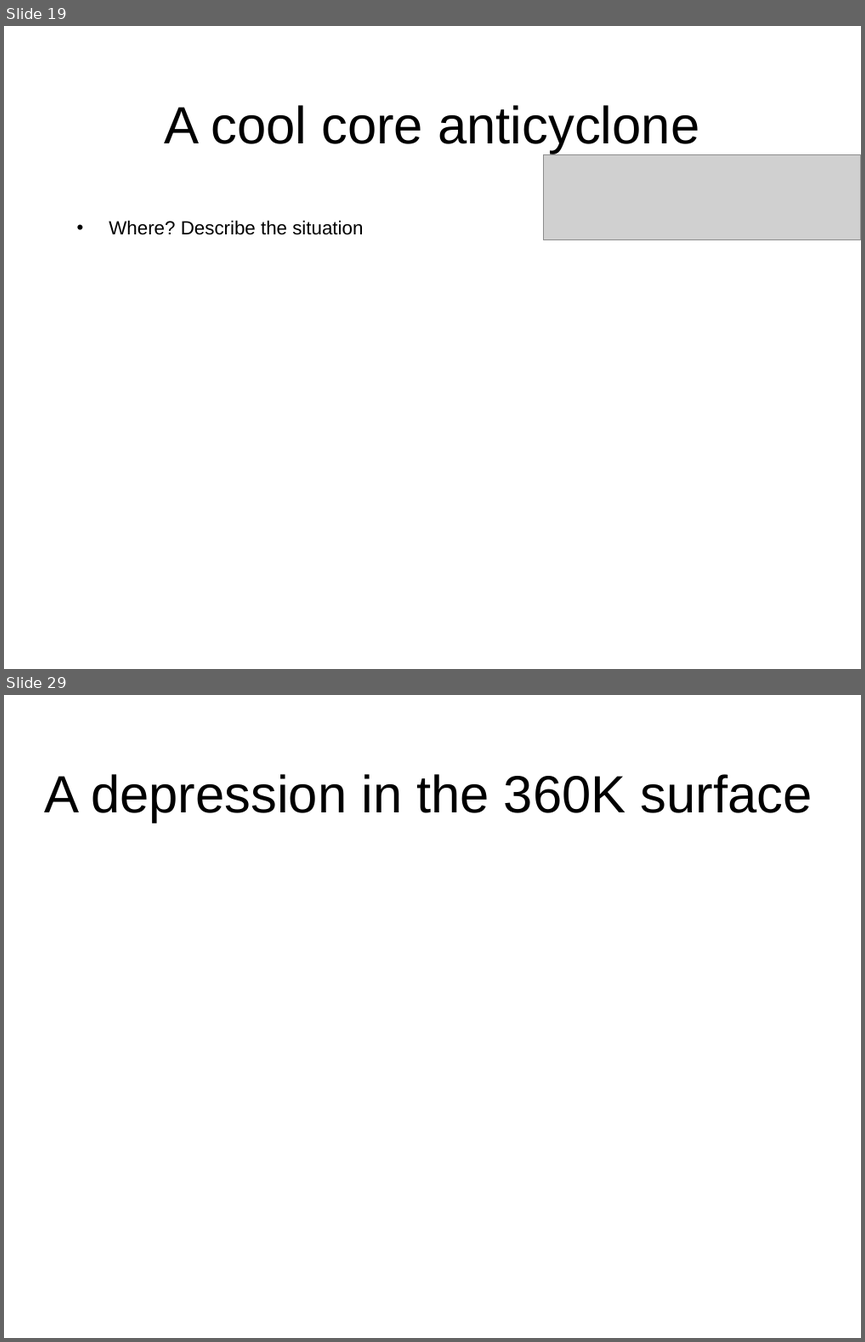
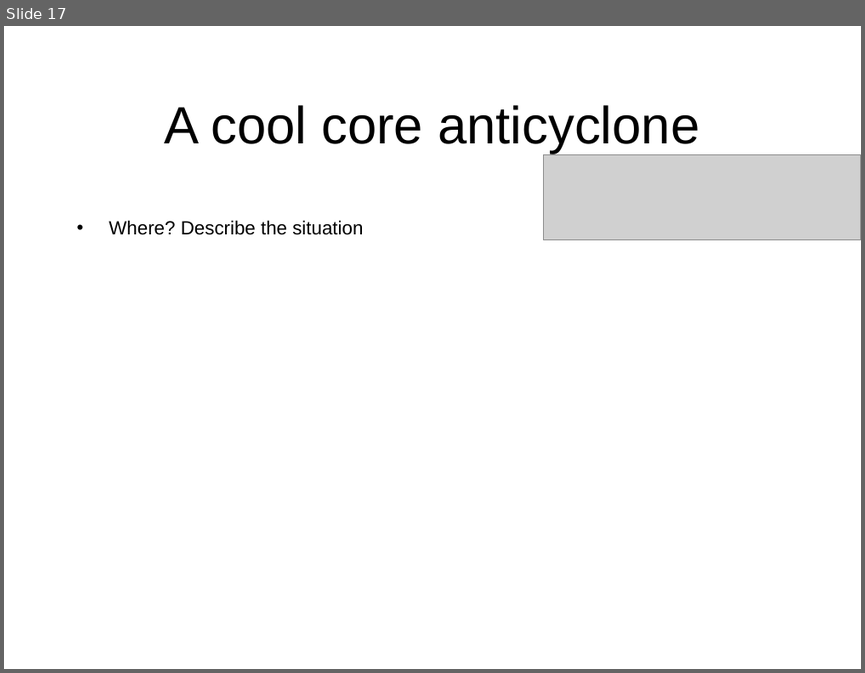
Before and after one commit to ATMOcanes/ATM651_2020, a slide deck: Class_sessions/2020_Warm-coolCore_Vortices.pptx. Shown one above the other, each under a label of ours: slides 19 and 29 before the commit, slide 17 after it; the slides between them are not shown. The pictures are 865x1342 and 865x673 pixels, drawn with LibreOffice and Linux fonts; fonts in the diff are those of the drawing; grey boxes stand for pictures. Boxes give left, top, right and bottom in pixels: in the first picture for what was removed or moved away, otherwise in the second. Text is boxed around its words. In the diff, an @@ line names an element or a change of style, - is before the commit and + after.

```diff
--- a/Class_sessions/2020_Warm-coolCore_Vortices.pptx
+++ b/Class_sessions/2020_Warm-coolCore_Vortices.pptx
@@ slide 29 removed at (x1=4, y1=695, x2=861, y2=1338), background #FFFFFF @@
@@ title removed at (x1=44, y1=774, x2=812, y2=822) @@
-A depression in the 360K surface
@@ what was slide 19 is now slide 17 @@
```
Also in this commit, not shown: 13 other slides removed, 2 other files.
